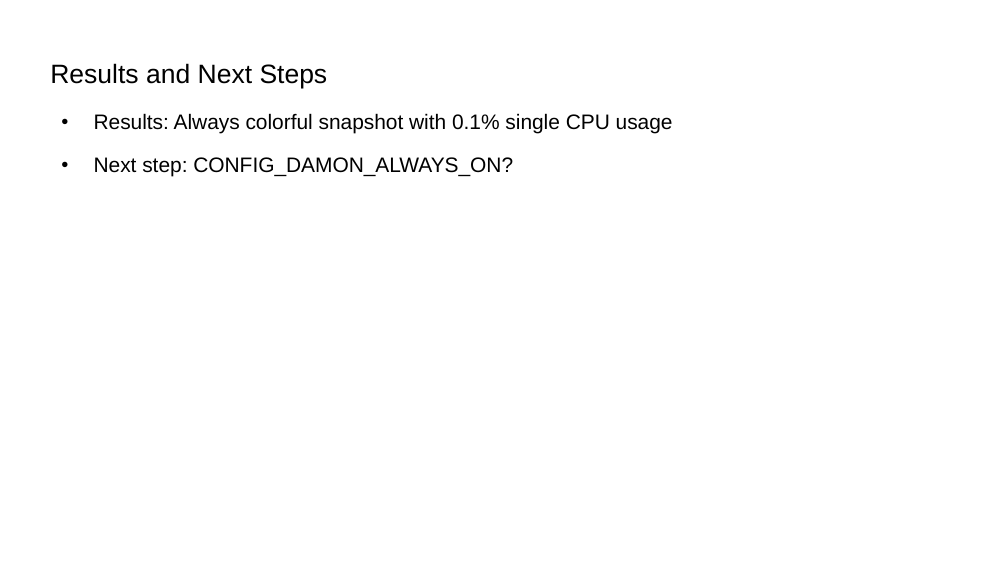
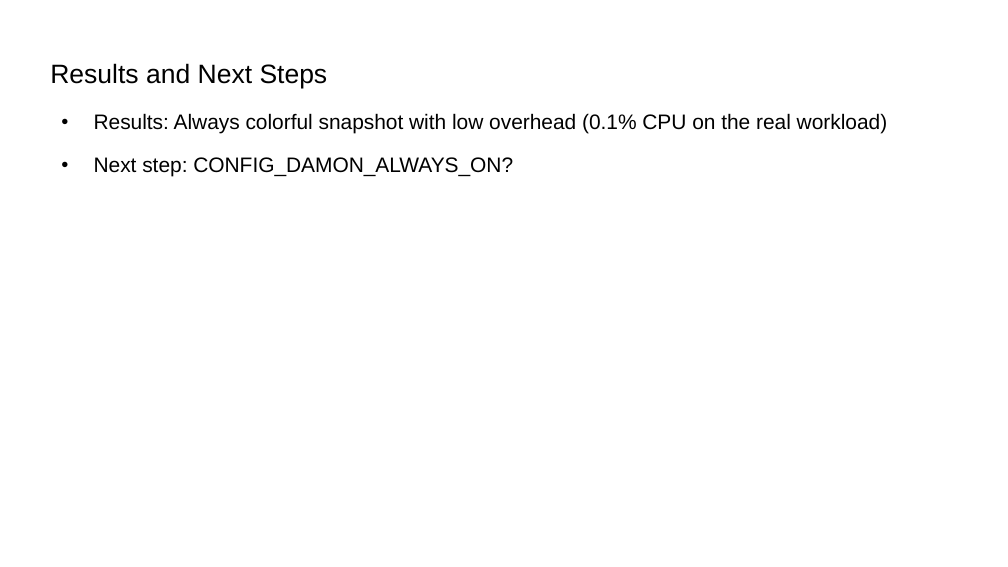
Before and after one commit to damonitor/talks, a slide deck: slide 14 of 2025/lsfmmbpf/damon_updates_plans_lsfmmbpf_2025.odp. Drawn at 1008x567 pixels with LibreOffice and Linux fonts; fonts in the diff are those of the drawing. Boxes give left, top, right and bottom in pixels: in the first picture for what was removed or moved away, otherwise in the second. Text is boxed around its words. In the diff, an @@ line names an element or a change of style, - is before the commit and + after.

```diff
--- a/2025/lsfmmbpf/damon_updates_plans_lsfmmbpf_2025.odp
+++ b/2025/lsfmmbpf/damon_updates_plans_lsfmmbpf_2025.odp
@@ text at (94, 113, 888, 133): text changed @@
-● Results: Always colorful snapshot with 0.1% single CPU usage
+● Results: Always colorful snapshot with low overhead (0.1% CPU on the real workload)
```
Also in this commit, not shown: 12 other slides changed, 1 slide added, 1 slide removed, 3 other files.
